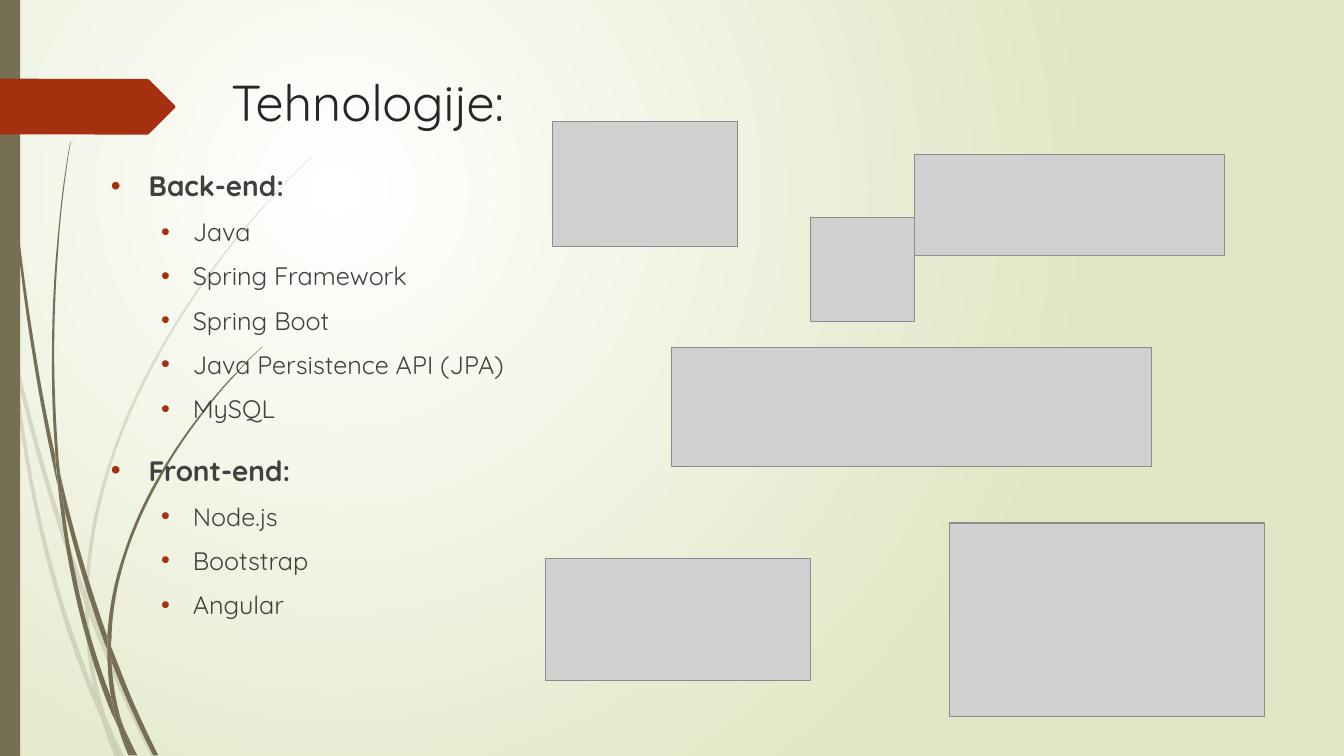
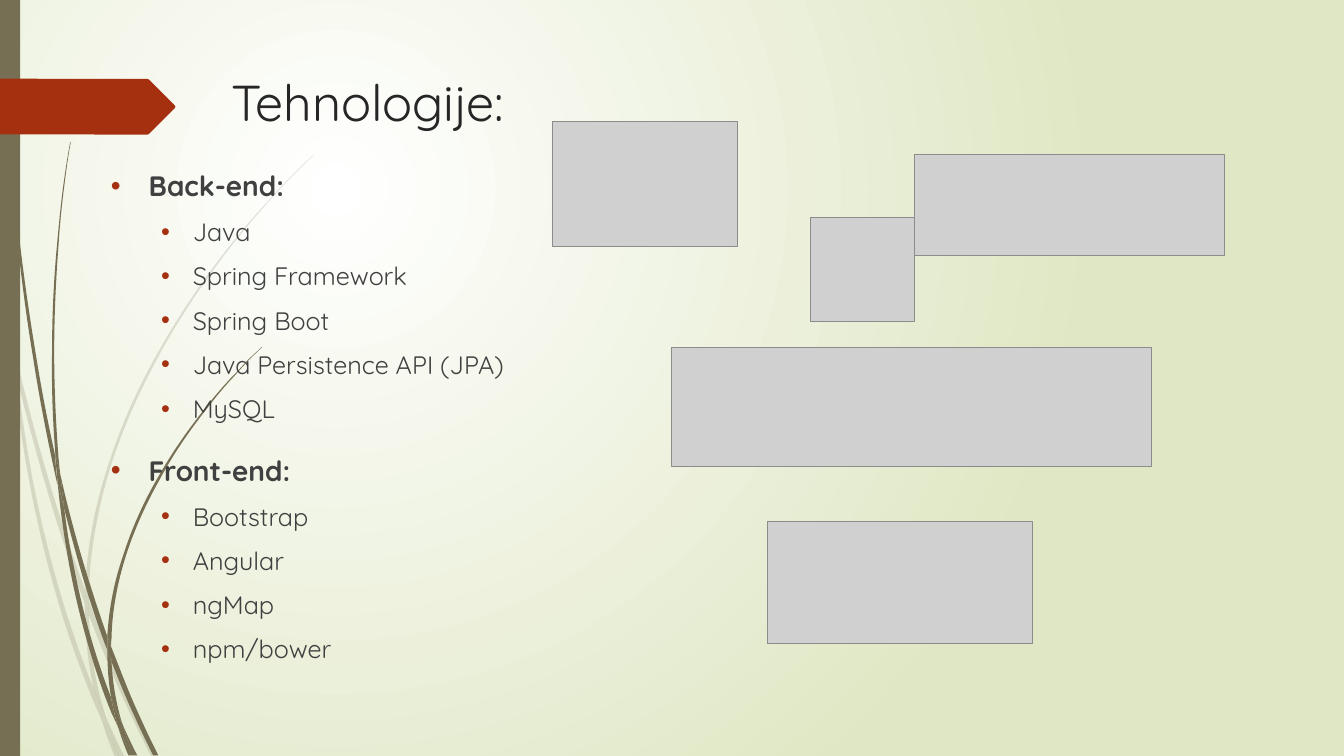
Before and after one commit to bozobjekovic/kts_nvt_2016, a slide deck: slide 2 of presentation/Kts_Nvt.pptx. Drawn at 1344x756 pixels with LibreOffice and Linux fonts; fonts in the diff are those of the drawing; grey boxes stand for pictures. Boxes give left, top, right and bottom in pixels: in the first picture for what was removed or moved away, otherwise in the second. Text is boxed around its words. In the diff, an @@ line names an element or a change of style, - is before the commit and + after.

```diff
--- a/presentation/Kts_Nvt.pptx
+++ b/presentation/Kts_Nvt.pptx
@@ text at bbox=[193, 507, 278, 531]: paragraph removed @@
-  • Node.js
@@ picture: place and size @@
-picture at bbox=[545, 559, 811, 681]
+picture at bbox=[767, 521, 1032, 643]
@@ picture removed at bbox=[950, 523, 1264, 717] @@
@@ text at bbox=[193, 596, 332, 663]: paragraphs added @@
+  • ngMap
+  • npm/bower
```
Also in this commit, not shown: 17 other files.
